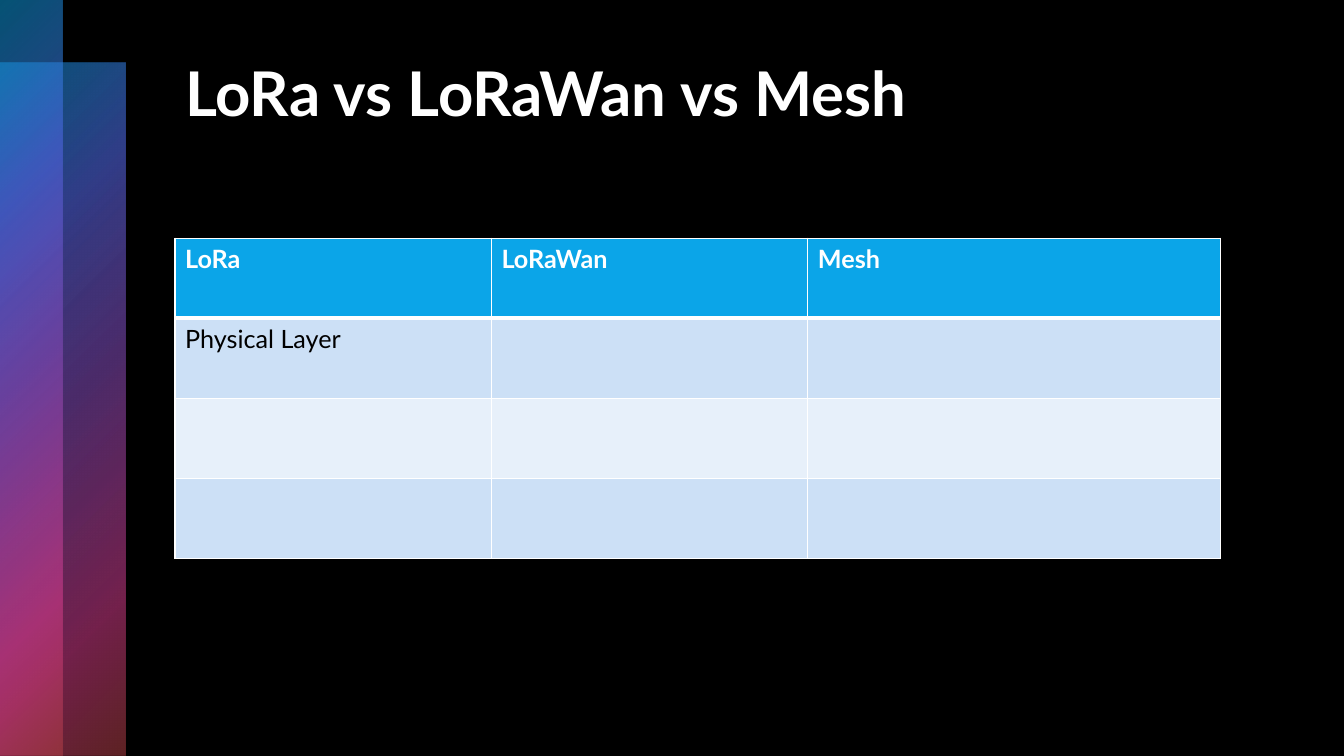
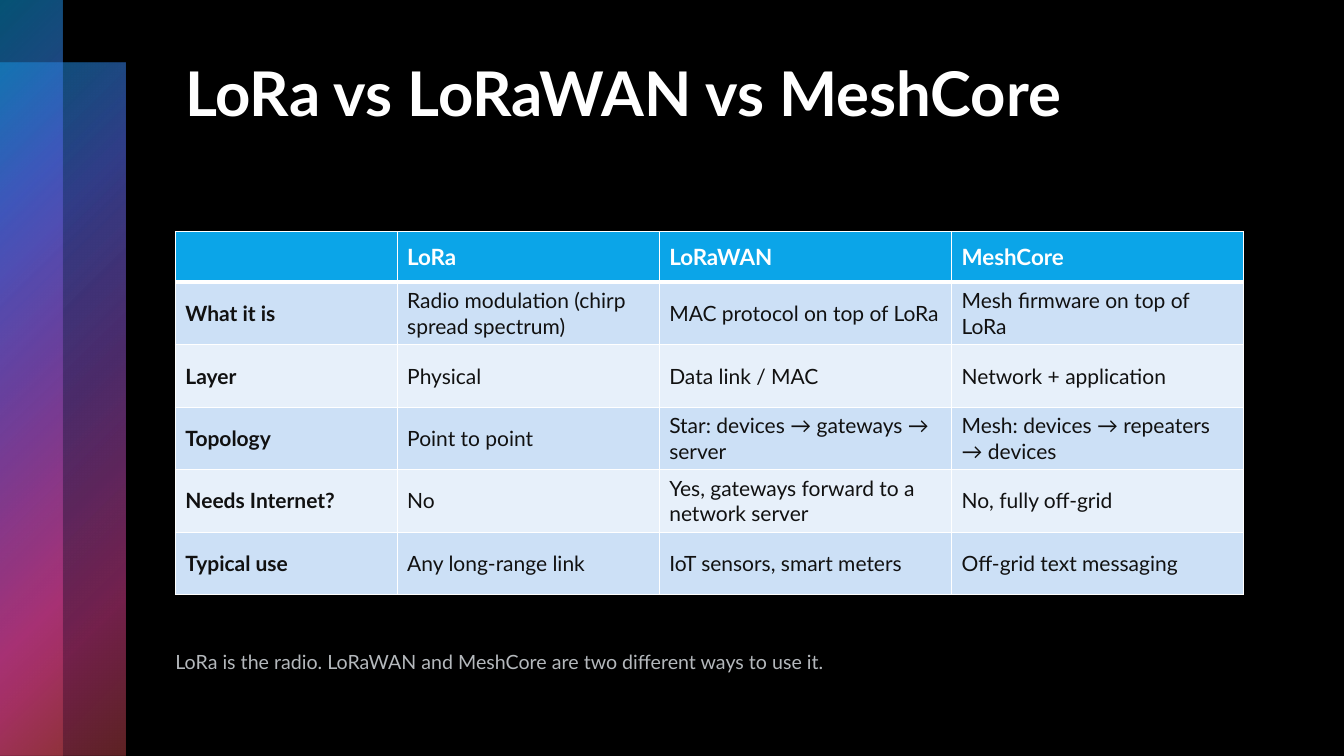
Before and after one commit to Wlszn/LoRaMesh, a slide deck: slide 4 of slides/LoRaPresentation.pptx. Drawn at 1344x756 pixels with LibreOffice and Linux fonts; fonts in the diff are those of the drawing. Boxes give left, top, right and bottom in pixels: in the first picture for what was removed or moved away, otherwise in the second. Text is boxed around its words. In the diff, an @@ line names an element or a change of style, - is before the commit and + after.

```diff
--- a/slides/LoRaPresentation.pptx
+++ b/slides/LoRaPresentation.pptx
@@ title at (185, 70, 1061, 117): text changed @@
-LoRa vs LoRaWan vs Mesh
+LoRa vs LoRaWAN vs MeshCore
@@ table removed at (175, 238, 1222, 559), 4 rows, 3 columns @@
-LoRa | LoRaWan | Mesh
-Physical Layer |  | 
- |  | 
- |  | 
@@ table added at (175, 232, 1244, 595), 6 rows, 4 columns @@
+ | LoRa | LoRaWAN | MeshCore
+What it is | Radio modulation (chirp spread spectrum) | MAC protocol on top of LoRa | Mesh firmware on top of LoRa
+Layer | Physical | Data link / MAC | Network + application
+Topology | Point to point | Star: devices → gateways → server | Mesh: devices → repeaters → devices
+Needs Internet? | No | Yes, gateways forward to a network server | No, fully off-grid
+Typical use | Any long-range link | IoT sensors, smart meters | Off-grid text messaging
@@ text added at (175, 654, 823, 673), 14 pt, text #B4B8BC @@
+LoRa is the radio. LoRaWAN and MeshCore are two different ways to use it.
```
Also in this commit, not shown: 7 slides added, 3 slides removed.
